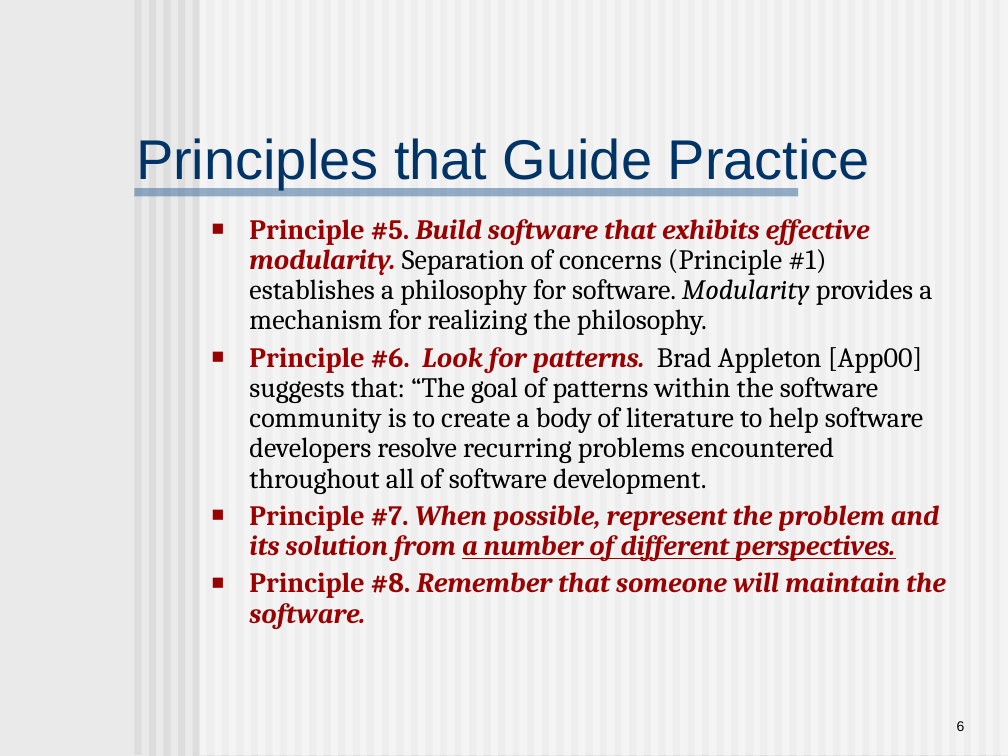
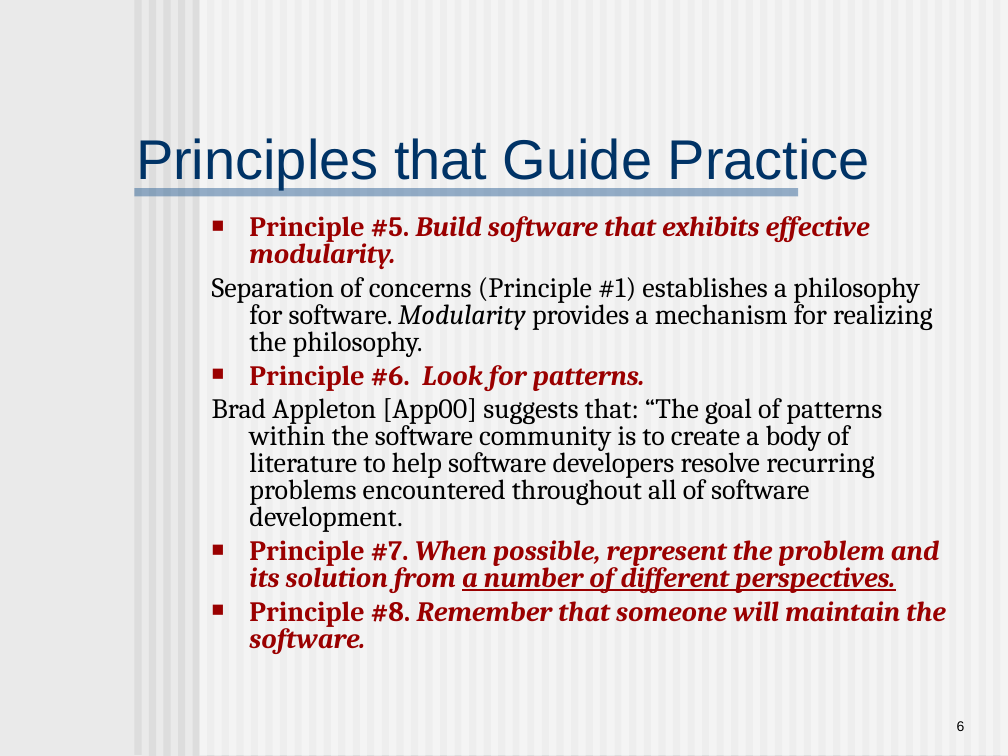
Before and after one commit to swtv-kaist/cs350-fall25, a slide deck: slide 6 of slides/lec20-ch6-principles.ppt. Drawn at 1008x756 pixels with LibreOffice and Linux fonts; fonts in the diff are those of the drawing. Boxes give left, top, right and bottom in pixels: in the first picture for what was removed or moved away, otherwise in the second. Text is boxed around its words. In the diff, an @@ line names an element or a change of style, - is before the commit and + after.

```diff
--- a/slides/lec20-ch6-principles.ppt
+++ b/slides/lec20-ch6-principles.ppt
@@ text at (x1=212, y1=216, x2=933, y2=532): text changed @@
-■ Principle #5. Build software that exhibits effective modularity. Separation of concerns (Principle #1) establishes a philosophy for software. Modularity provides a mechanism for realizing the philosophy.
-■ Principle #6. Look for patterns. Brad Appleton [App00] suggests that: “The goal of patterns within the software community is to create a body of literature to help software developers resolve recurring problems encountered throughout all of software development.
+■ Principle #5. Build software that exhibits effective modularity.
+Separation of concerns (Principle #1) establishes a philosophy for software. Modularity provides a mechanism for realizing the philosophy.
+■ Principle #6. Look for patterns.
+Brad Appleton [App00] suggests that: “The goal of patterns within the software community is to create a body of literature to help software developers resolve recurring problems encountered throughout all of software development.
@@ text at (x1=249, y1=540, x2=946, y2=654): line spacing 0.9 to 0.8 @@
```
Also in this commit, not shown: 7 other slides changed, 1 other file.
